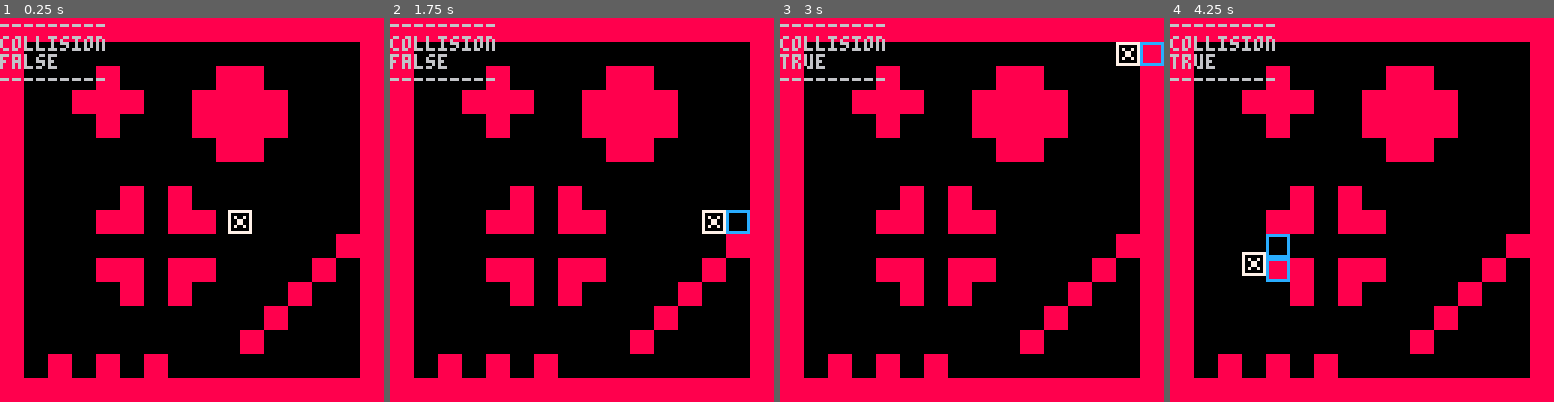
Above: before the commit, frames 1-4 (left to right).
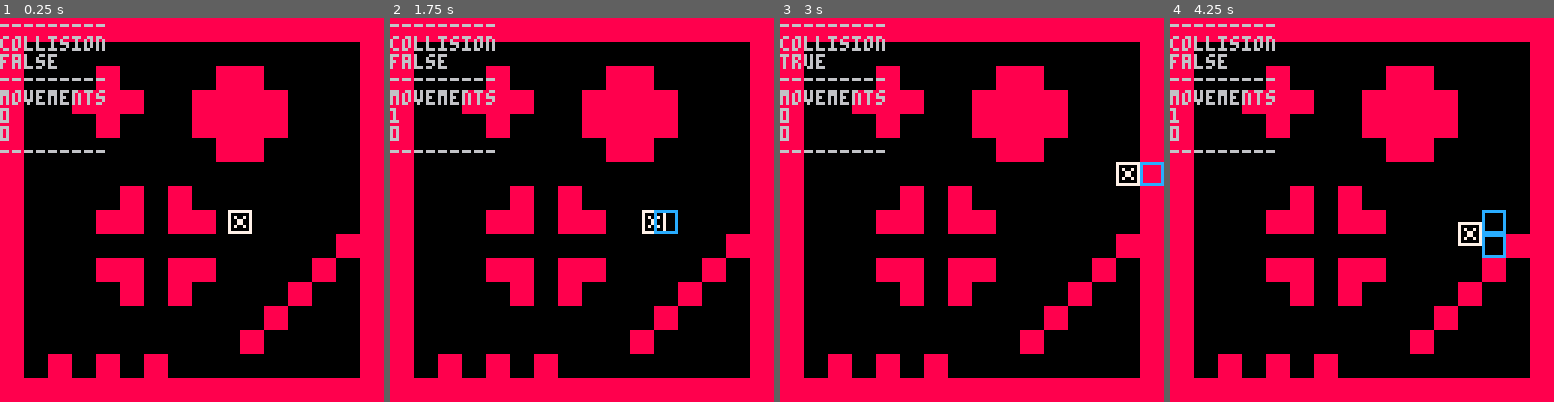
Above: after the commit, the same moments.

Repository: mRamiroGonzalez/pico8-block-collisions
Game: PICO-8 cartridge block_collisions.p8
The game is run twice, just before and just after one commit, with the same random seed, the same clock (stepped at 60 frames per second) and the same inputs.
Inputs:
- Up to frame 1 (0.25 s): no input
- Up to frame 2 (1.75 s): hold Right from 1.6 s (still down)
- Up to frame 3 (3 s): release Right at 2.1 s; hold Up 2.15-2.42 s; hold Right from 2.47 s (still down)
- Up to frame 4 (4.25 s): release Right at 3.03 s; hold Left 3.08-3.58 s; hold Down 3.63-3.97 s; hold Right from 4.02 s (still down)

The runs differ from the first frame. In frame 1, 0.9% of the frame differs, in the area x 0-28%, y 18-36%; in frame 2, 1.6%; in frame 3, 1.6%; in frame 4, 2.1%, in the area x 0-88%, y 9-69%.

Commit message:
WIP - improve diagonal collision detection

Diff:
--- a/block_collisions.p8
+++ b/block_collisions.p8
@@ -7,10 +7,14 @@
   print("collision")
   print(box_collide(futur_p))
   print("---------")
+  print("movements")
+  print(p.mvt_h)
+  print(p.mvt_v)
+  print("---------")
 end
 
 function _init()
-  speed = 7
+  speed = 2
   p = {
     x = 76, y = 64,
     w = 8, h = 8,
@@ -19,6 +23,7 @@
     mvt_v = 0
   }
   futur_p = {}
+  blocks_to_check = {}
 end
 
 function block(px, py)
@@ -34,56 +39,61 @@
   return b
 end
 
-function blocks_front(e)
-  local blocks = {}
-  add(blocks, block(e.x + e.w, e.y))
-  if ((e.y % e.h) != 0) add (blocks,block(e.x + e.w, e.y + e.h))
-  return blocks
-end
-
-function blocks_back(e)
-  local blocks = {}
-  add(blocks, block(e.x, p.y))
-  if ((e.y % e.h) != 0) add (blocks,block(e.x, e.y + e.h))
-  return blocks
-end
-
-function blocks_top(e)
-  local blocks = {}
-  add(blocks, block(e.x, e.y))
-  if ((e.x % e.w) != 0) add (blocks,block(e.x + e.w, e.y))
-  return blocks
-end
-
-function blocks_below(e)
-  local blocks = {}
-  add(blocks, block(e.x, e.y+e.h))
-  if ((e.x % e.w) != 0) add (blocks,block(e.x + e.w, e.y + e.h))
-  return blocks
-end
-
-function box_collide(e)
+function blocks_front(e, blocks_to_check)
+  add(blocks_to_check, block(e.x + e.w, e.y))
+  if ((e.y % e.h) != 0) add (blocks_to_check, block(e.x + e.w, e.y + e.h))
+  return blocks_to_check
+end
+
+function blocks_back(e, blocks_to_check)
+  add(blocks_to_check, block(e.x, e.y))
+  if ((e.y % e.h) != 0) add (blocks_to_check, block(e.x, e.y + e.h))
+  return blocks_to_check
+end
+
+function blocks_top(e, blocks_to_check)
+  add(blocks_to_check, block(e.x, e.y))
+  if ((e.x % e.w) != 0) add (blocks_to_check, block(e.x + e.w, e.y))
+  return blocks_to_check
+end
+
+function blocks_below(e, blocks_to_check)
+  add(blocks_to_check, block(e.x, e.y+e.h))
+  if ((e.x % e.w) != 0) add (blocks_to_check, block(e.x + e.w, e.y + e.h))
+  return blocks_to_check
+end
+
+function check_collision(blocks_to_check, e)
   local collide = true
   local solid = false
-  if (e.mvt_h == 1)  blocks = blocks_front(e)
-  if (e.mvt_h == -1) blocks = blocks_back(e)
-  if (e.mvt_v == -1) blocks = blocks_top(e)
-  if (e.mvt_v == 1)  blocks = blocks_below(e)
-  for b in all(blocks) do
+
+  for b in all(blocks_to_check) do
     r1 = sp_to_rect(e)
     r2 = sp_to_rect(b)
     if(r1.x1 > r2.x2) or
-        (r2.x1 > r1.x2) or
-        (r1.y1 > r2.y2) or
-        (r2.y1 > r1.y2) then
+      (r2.x1 > r1.x2) or
+      (r1.y1 > r2.y2) or
+      (r2.y1 > r1.y2) then
       collide = false
     end
   end
-  for b in all(blocks) do
+  for b in all(blocks_to_check) do
     solid = b.solid
     if (solid) break
   end
   return collide and solid
+end
+
+
+function box_collide(e)
+  blocks_to_check = {}
+
+  if (e.mvt_h == 1)  blocks_to_check = blocks_front(e, blocks_to_check)
+  if (e.mvt_h == -1) blocks_to_check = blocks_back(e, blocks_to_check)
+  if (e.mvt_v == -1) blocks_to_check = blocks_top(e, blocks_to_check)
+  if (e.mvt_v == 1)  blocks_to_check = blocks_below(e, blocks_to_check)
+
+  return check_collision(blocks_to_check, e)
 end
 
 function sp_to_rect(e)
@@ -99,10 +109,7 @@
   cls()
   map(0,0,0,0,16,16)
   spr(p.sp, p.x, p.y, 1, 1)
-  if (futur_p.mvt_h == 1)  for b in all(blocks_front(futur_p)) do spr(16, b.x, b.y, 1, 1) end
-  if (futur_p.mvt_h == -1) for b in all(blocks_back(futur_p))  do spr(16, b.x, b.y, 1, 1) end
-  if (futur_p.mvt_v == -1) for b in all(blocks_top(futur_p))   do spr(16, b.x, b.y, 1, 1) end
-  if (futur_p.mvt_v == 1)  for b in all(blocks_below(futur_p)) do spr(16, b.x, b.y, 1, 1) end
+  for b in all(blocks_to_check) do spr(16, b.x, b.y, 1, 1) end
   print_debug()
 end
 
@@ -118,13 +125,16 @@
   if(btn(0)) then
     futur_p.x -= speed
     futur_p.mvt_h = -1
-  elseif(btn(1)) then
+  end
+  if(btn(1)) then
     futur_p.x += speed
     futur_p.mvt_h = 1
-  elseif(btn(2)) then
+  end
+  if(btn(2)) then
     futur_p.y -= speed
     futur_p.mvt_v = -1
-  elseif(btn(3)) then
+  end
+  if(btn(3)) then
     futur_p.y += speed
     futur_p.mvt_v = 1
   end
@@ -132,12 +142,12 @@
     p = copy_table(futur_p)
   else
     if (p.x % 8 != 0) then
-      if(futur_p.mvt_h == 1 ) p.x += 8 - (p.x % 8)
-      if(futur_p.mvt_h == -1) p.x -= (p.x % 8)
+      if(futur_p.mvt_h == 1  and futur_p.mvt_v == 0) p.x += 8 - (p.x % 8)
+      if(futur_p.mvt_h == -1 and futur_p.mvt_v == 0) p.x -= (p.x % 8)
     end
     if (p.y % 8 != 0) then
-      if(futur_p.mvt_v == -1) p.y -= (p.y % 8)
-      if(futur_p.mvt_v == 1 ) p.y += 8 - (p.y % 8)
+      if(futur_p.mvt_v == -1 and futur_p.mvt_h == 0) p.y -= (p.y % 8)
+      if(futur_p.mvt_v == 1  and futur_p.mvt_h == 0) p.y += 8 - (p.y % 8)
     end
   end
 end
